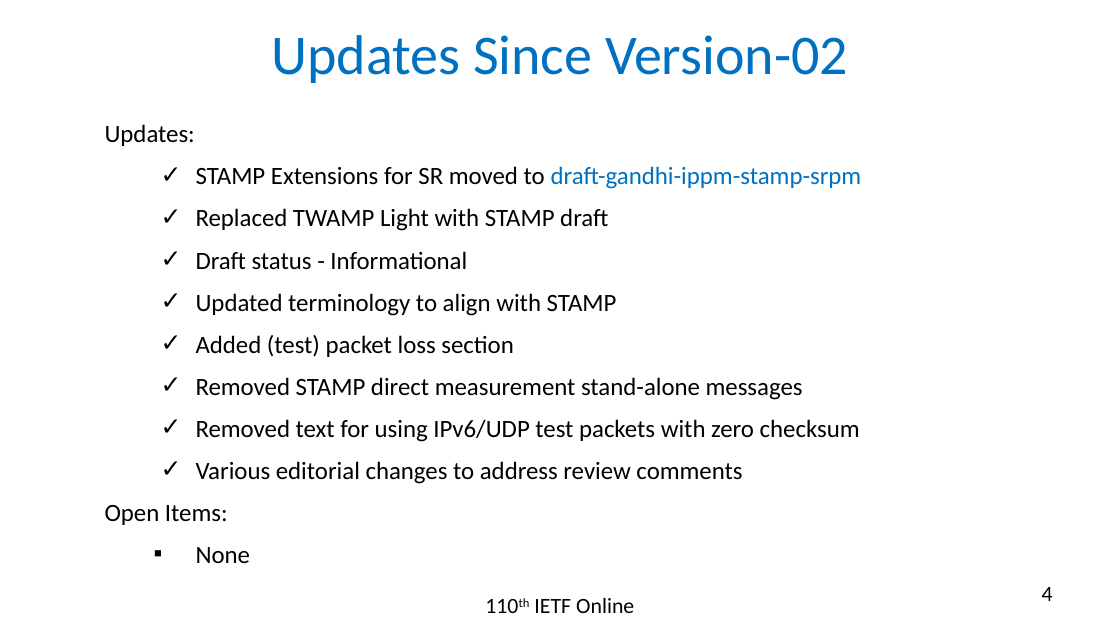
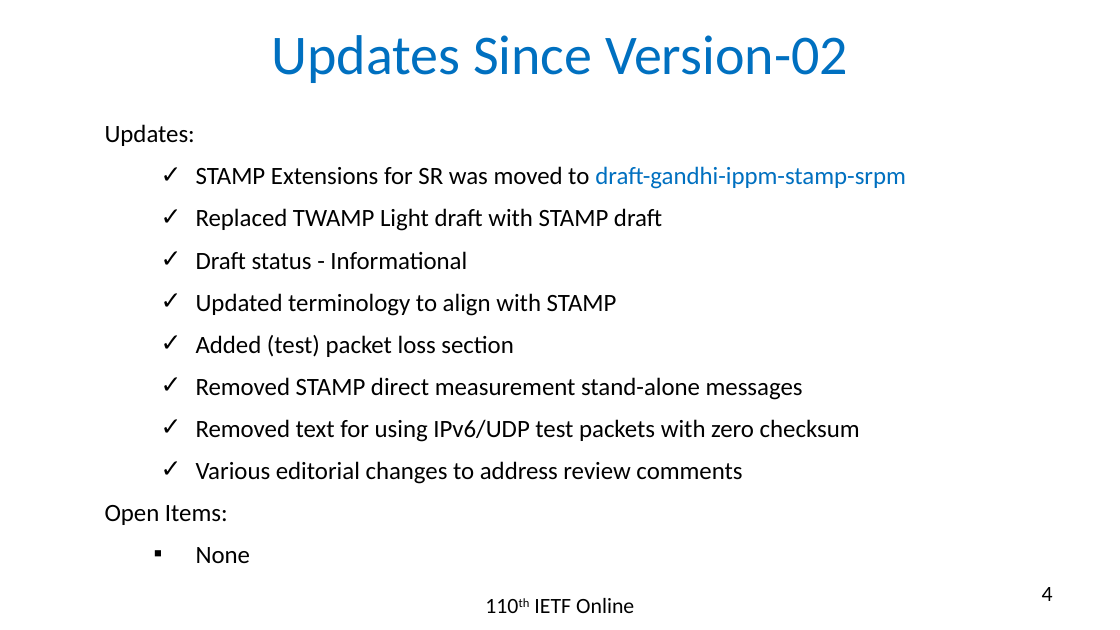
Before and after one commit to rakgandhi/ietf-slides, a slide deck: slide 4 of draft-gandhi-spring-stamp-srpm-05.pptx. Drawn at 1120x630 pixels with LibreOffice and Linux fonts; fonts in the diff are those of the drawing. Boxes give left, top, right and bottom in pixels: in the first picture for what was removed or moved away, otherwise in the second. Text is boxed around its words. In the diff, an @@ line names an element or a change of style, - is before the commit and + after.

```diff
--- a/draft-gandhi-spring-stamp-srpm-05.pptx
+++ b/draft-gandhi-spring-stamp-srpm-05.pptx
@@ text at <box>196,166,906,231</box>: text changed @@
-  ✓ STAMP Extensions for SR moved to draft-gandhi-ippm-stamp-srpm
-  ✓ Replaced TWAMP Light with STAMP draft
+  ✓ STAMP Extensions for SR was moved to draft-gandhi-ippm-stamp-srpm
+  ✓ Replaced TWAMP Light draft with STAMP draft
```
Also in this commit, not shown: 2 other slides changed, 3 other files.
